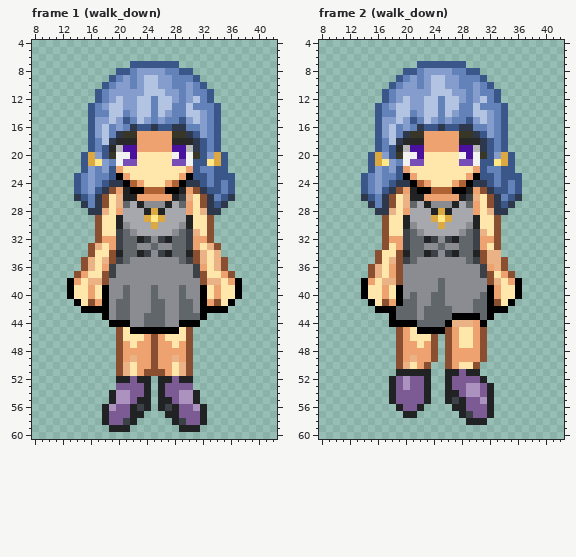
File history of a pixel-art file, static/img/player/mage.aseprite. The picture above was drawn from the file before the commit.
50x64 pixels, 28 frames. Colours within 5 levels of each other are drawn and written as one. Shown: frame 1 (walk_down): x 8..42, y 4..60; frame 2 (walk_down): x 8..42, y 4..60. The commit also changed other frames, which this record leaves out.
After the commit:
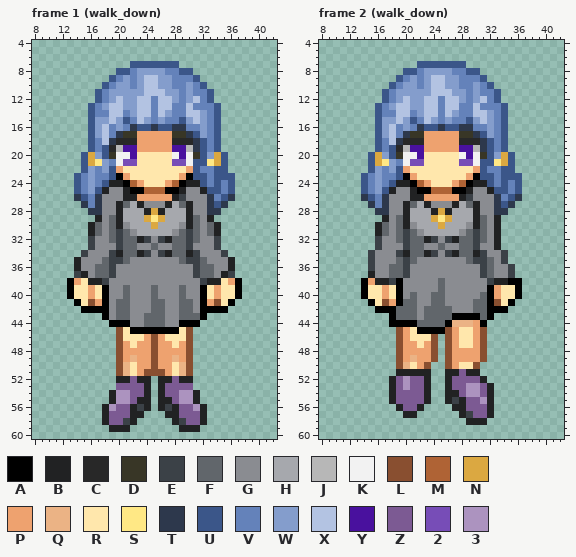
Palette (. is transparent): A #000000  B #212223  C #282828  D #383626  E #3b4147  F #61666b  G #8a8c91  H #a6a8ad  J #b7b7b7  K #f2f2f2  L #894f30  M #af6335  N #dba841  P #eea26f  Q #ebb385  R #ffe7ac  S #ffe885  T #2d384c  U #3b5689  V #6482ba  W #849dcc  X #b3c3e2  Y #49119e  Z #7c5a93  2 #774db7  3 #ac93bf
Diff:
layer "sleeves" now shown
Changed rows in their new state; - is an unchanged pixel.
Frame 1 (walk_down), layer "sleeves":
first column x 14:
24 -----BB---------BB-----
25 ----BGG---------GGB----
26 ----GGG---------GGG----
27 ----GGB---------BGG----
28 ----GGB---------BGG----
29 ---BGF-----------FGB---
30 --BFGF-----------FGFB--
31 --BFGF-----------FGFB--
32 --EGGF-----------FGGE--
33 --EGGG-----------GGGE--
34 -EGGGE-----------EGGGE-
35 BGGGFE-----------EFGGGB
36 BGGFF-------------FFGGB
37 EBGFF-------------FFGBE
38 --BBE-------------EBB--
Frame 2 (walk_down), layer "sleeves":
first column x 15:
24 ----BB---------BB----
25 ---BGG---------GGB---
26 ---GGG---------GGG---
27 ---GGB---------BGG---
28 ---GGB---------BGG---
29 --BGF-----------FGB--
30 -BFGF-----------FGB--
31 -BFGF-----------FGB--
32 -EGGF-----------FGB--
33 -EGGG-----------GGB--
34 EGGGE-----------EGGE-
35 EGGGF-----------EFGE-
36 EGGFFE-----------FGGE
37 BGGFFE-----------FGGE
38 -BBEA------------EBBA
